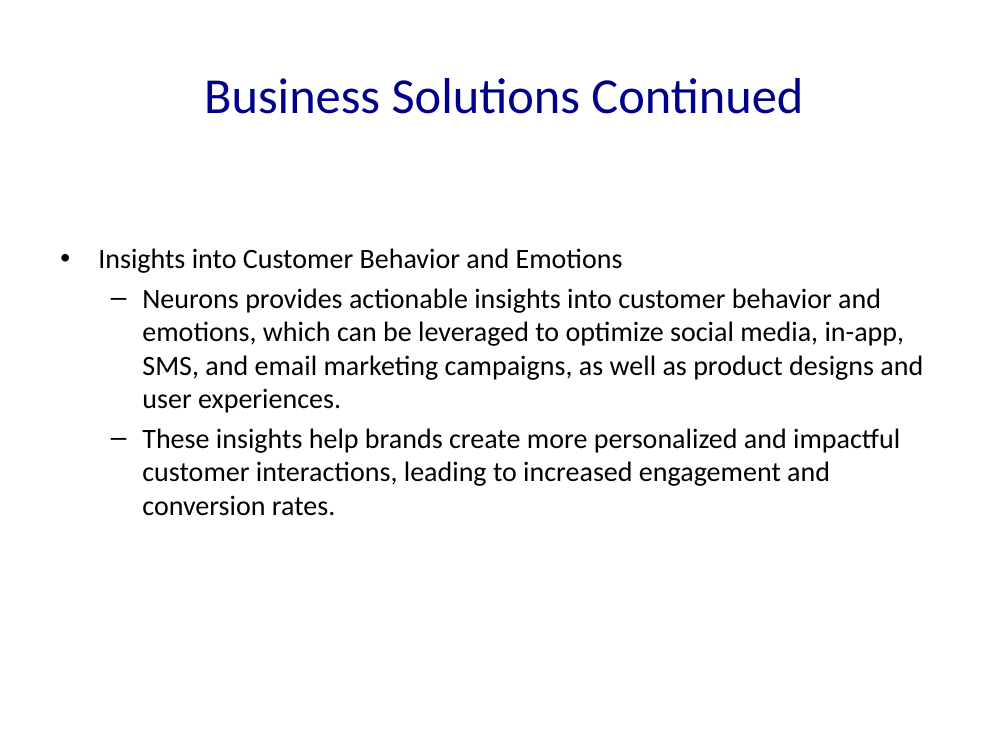
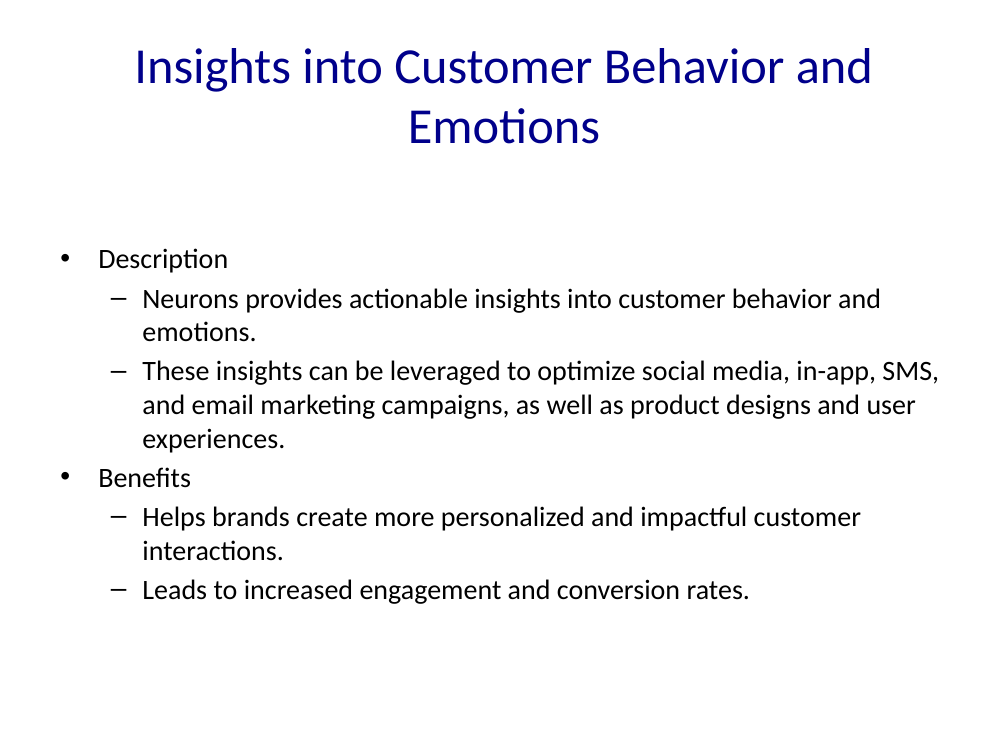
Before and after one commit to Frank-Gu-81/slides_autogeneration, a slide deck: slide 19 of Neuron_Solutions_Presentation.pptx (slide 9 before the commit). Drawn at 1008x756 pixels with LibreOffice and Linux fonts; fonts in the diff are those of the drawing. Boxes give left, top, right and bottom in pixels: in the first picture for what was removed or moved away, otherwise in the second. Text is boxed around its words. In the diff, an @@ line names an element or a change of style, - is before the commit and + after.

```diff
--- a/Neuron_Solutions_Presentation.pptx
+++ b/Neuron_Solutions_Presentation.pptx
@@ title at (x1=134, y1=48, x2=873, y2=144): text changed @@
-Business Solutions Continued
+Insights into Customer Behavior and Emotions
@@ text at (x1=98, y1=248, x2=939, y2=604): text changed @@
-• Insights into Customer Behavior and Emotions
-  – Neurons provides actionable insights into customer behavior and emotions, which can be leveraged to optimize social media, in-app, SMS, and email marketing campaigns, as well as product designs and user experiences.
-  – These insights help brands create more personalized and impactful customer interactions, leading to increased engagement and conversion rates.
+• Description
+  – Neurons provides actionable insights into customer behavior and emotions.
+  – These insights can be leveraged to optimize social media, in-app, SMS, and email marketing campaigns, as well as product designs and user experiences.
+• Benefits
+  – Helps brands create more personalized and impactful customer interactions.
+  – Leads to increased engagement and conversion rates.
```
Also in this commit, not shown: 50 other slides changed, 22 slides added, 4 slides removed, 9 other files.
